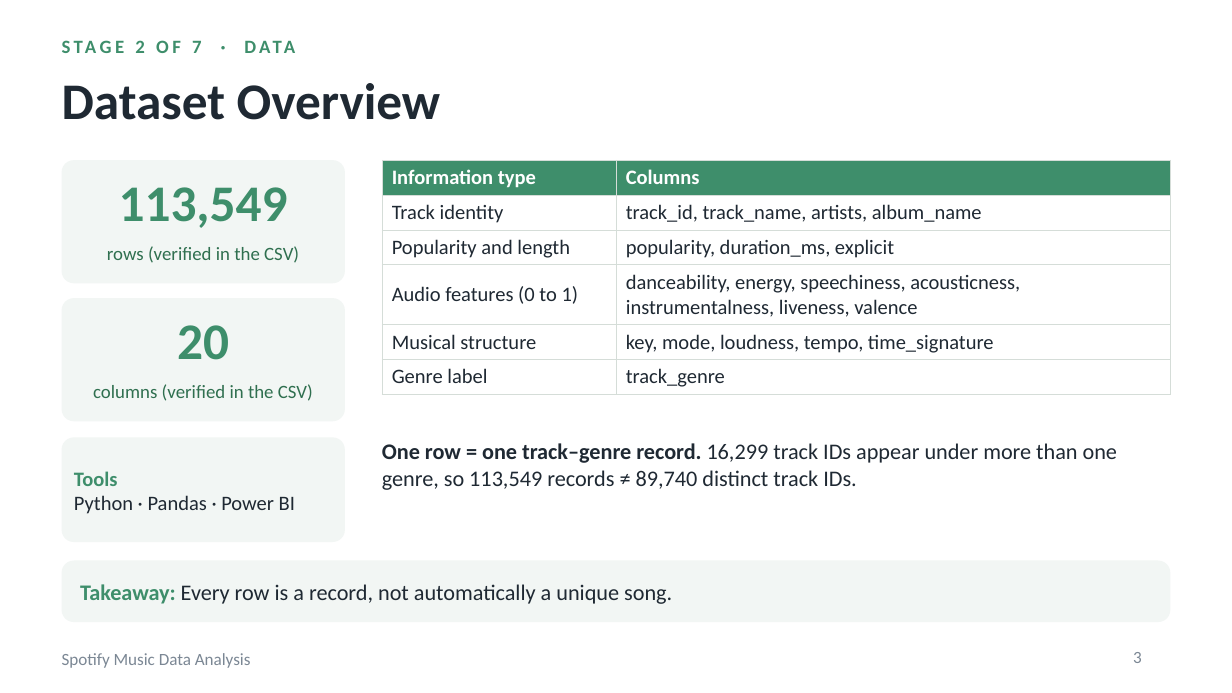
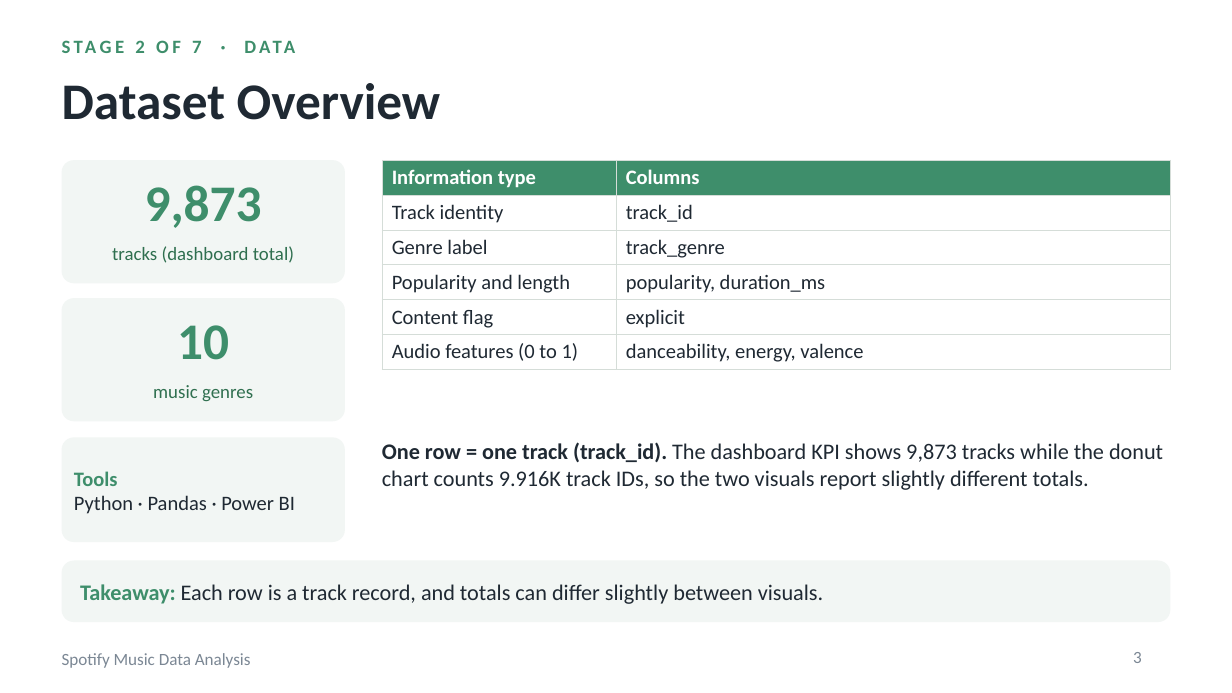
Before and after one commit to chaitrik-pathak/DAV_240840116101, a slide deck: slide 3 of Spotify_Music_Data_Analysis.pptx. Drawn at 1232x693 pixels with LibreOffice and Linux fonts; fonts in the diff are those of the drawing. Boxes give left, top, right and bottom in pixels: in the first picture for what was removed or moved away, otherwise in the second. Text is boxed around its words. In the diff, an @@ line names an element or a change of style, - is before the commit and + after.

```diff
--- a/Spotify_Music_Data_Analysis.pptx
+++ b/Spotify_Music_Data_Analysis.pptx
@@ table at <box>382,160,1170,367</box> @@
-row 2: Track identity | track_id, track_name, artists, album_name
-row 3: Popularity and length | popularity, duration_ms, explicit
-row 4: Audio features (0 to 1) | danceability, energy, speechiness, acousticness, instrumentalness, liveness, valence
-row 5: Musical structure | key, mode, loudness, tempo, time_signature
+row 2: Track identity | track_id
+row 4: Popularity and length | popularity, duration_ms
+row 5: Content flag | explicit
+row 6: Audio features (0 to 1) | danceability, energy, valence
@@ text at <box>145,185,262,228</box>: text changed @@
-113,549
+9,873
@@ text at <box>112,246,294,263</box>: text changed @@
-rows (verified in the CSV)
+tracks (dashboard total)
@@ text at <box>177,325,229,360</box>: text changed @@
-20
+10
@@ text at <box>153,385,253,401</box>: text changed @@
-columns (verified in the CSV)
+music genres
@@ text at <box>382,442,1163,490</box>: text changed @@
-One row = one track–genre record. 16,299 track IDs appear under more than one genre, so 113,549 records ≠ 89,740 distinct track IDs.
+One row = one track (track_id). The dashboard KPI shows 9,873 tracks while the donut chart counts 9.916K track IDs, so the two visuals report slightly different totals.
@@ text at <box>80,584,823,604</box>: text changed @@
-Takeaway: Every row is a record, not automatically a unique song.
+Takeaway: Each row is a track record, and totals can differ slightly between visuals.
```
Also in this commit, not shown: 13 other slides changed.
